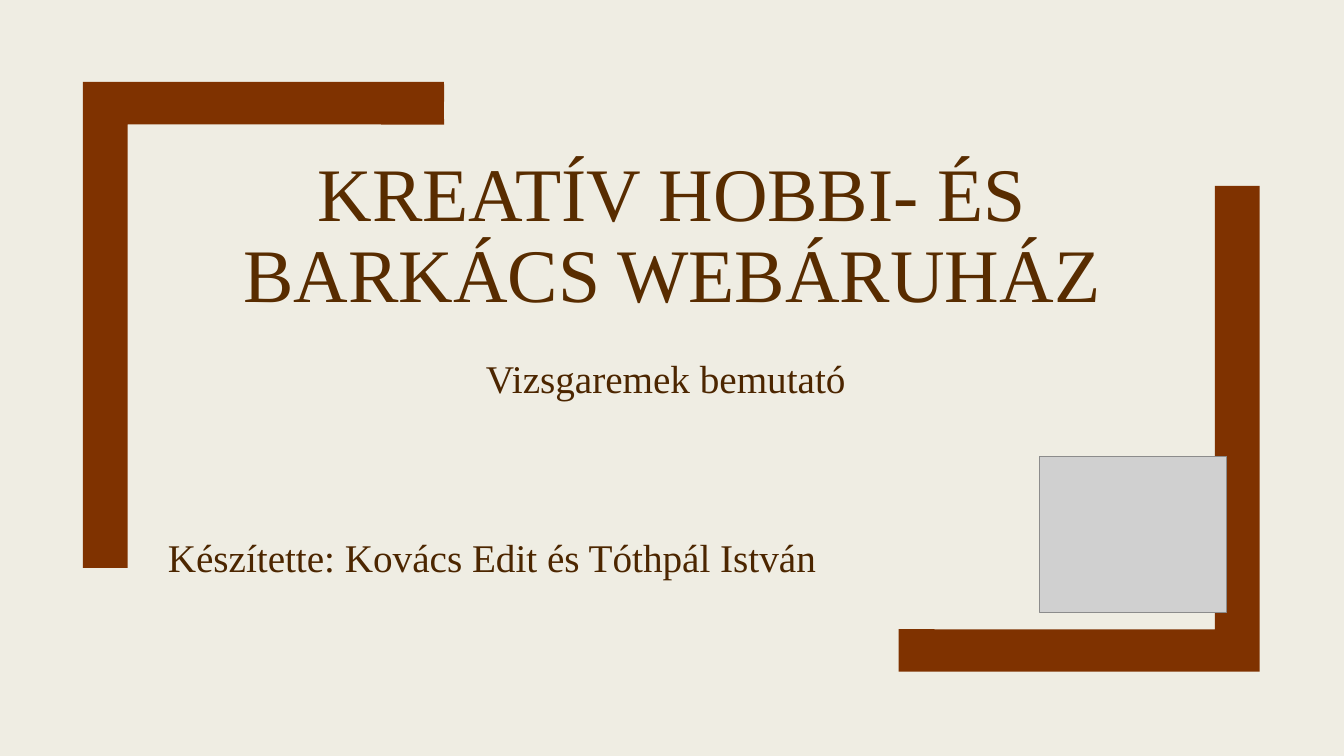
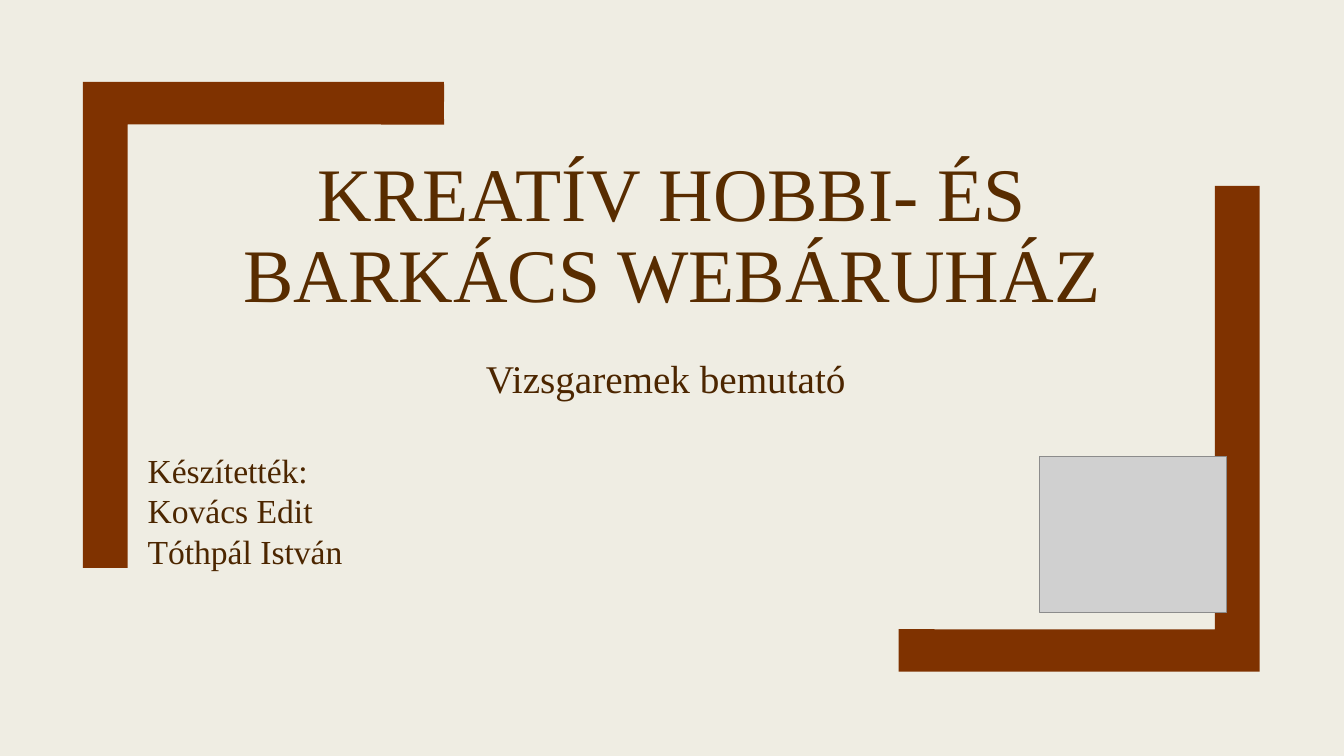
Before and after one commit to TothpalIstvano/13_S1_4_vizsgaremek, a slide deck: slide 1 of Fájlok/Bemutató.pptx. Drawn at 1344x756 pixels with LibreOffice and Linux fonts; fonts in the diff are those of the drawing; grey boxes stand for pictures. Boxes give left, top, right and bottom in pixels: in the first picture for what was removed or moved away, otherwise in the second. Text is boxed around its words. In the diff, an @@ line names an element or a change of style, - is before the commit and + after.

```diff
--- a/Fájlok/Bemutató.pptx
+++ b/Fájlok/Bemutató.pptx
@@ text at bbox=[148, 459, 342, 570]: text changed; size 28 to 24 pt @@
-Készítette: Kovács Edit és Tóthpál István
+Készítették:
+Kovács Edit
+Tóthpál István
```
Also in this commit, not shown: 6 other slides changed, 2 slides added, 6 slides removed, 33 other files.
